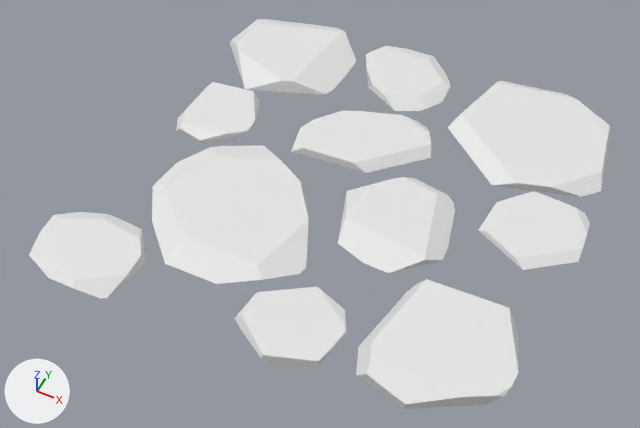
Two versions of the FBX model Models/FBX/Path_03.fbx, one commit apart.
Before and after are seen from a 50 mm lens placed at (2.32, -4.84, 5.55), pointed at (0.03, -0.25, -0.18). Lighting does not change. The marker at lower left points along +X, +Y and +Z. Where no turn or scale is listed for an object, it has been applied to the vertices.

Objects in the first picture: 'Path_03'.
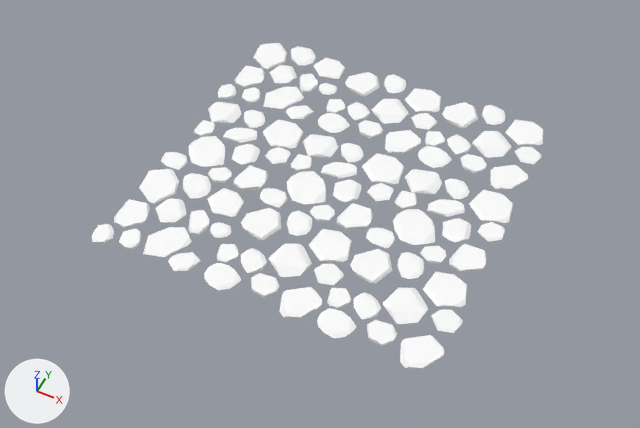
The change in detail:
Material 'Rock.001' (mat_rock_001) is new.
Its base color is (1.0, 1.0, 1.0) (white #ffffff).
Its roughness is 0.693.
me_cube_020 is used by ob_path_03; location (0.0, 0.0, 0.0).
me_cube_020 had 231 vertices, 206 faces and spanned x -1.9..2.18, y -1.96..2.09, z -0.06..0.13.
me_cube_020 no longer uses material mat_rocks (white #e7e7e7).
me_cube_020 now has 1971 vertices, 1772 faces and spans x -1.49..1.56, y -1.49..1.57, z -0.02..0.03.
me_cube_020 part 1: the loose piece of 24 vertices spanning x -1.34..0.25, y -1.4..0.16, z -0.04..0.06 is scaled about its middle by 0.25, then moved by (-0.58, 0.47, -0.01), in mat_rock_001 (white #ffffff).
me_cube_020 part 2: the loose piece of 24 vertices spanning x -1.9..-0.93, y -1.96..-1.16, z -0.04..0.04 is scaled about its middle by 0.25, then moved by (0.07, 1.17, 0.0), in mat_rock_001 (white #ffffff).
me_cube_020 part 3: the loose piece of 20 vertices spanning x -1.65..-0.92, y -0.08..0.69, z -0.05..0.04 is scaled about its middle by 0.25, then moved by (-0.03, -0.23, 0.0), in mat_rock_001 (white #ffffff).
me_cube_020 part 4: the loose piece of 24 vertices spanning x -0.46..0.49, y 1.11..2.04, z -0.04..0.02 is scaled about its middle by 0.25, then moved by (-1.0, -1.18, 0.01), in mat_rock_001 (white #ffffff).
me_cube_020 part 5: the loose piece of 16 vertices spanning x 1.35..2.18, y -0.2..0.64, z -0.01..0.04 is scaled about its middle by 0.25, then moved by (-2.31, -0.17, -0.01), in mat_rock_001 (white #ffffff).
me_cube_020 part 6: the loose piece of 16 vertices spanning x 0.66..2.14, y 0.61..2.09, z -0.06..0.03 is scaled about its middle by 0.25, then moved by (-2.04, -1.02, 0.01), in mat_rock_001 (white #ffffff).
me_cube_020 part 7: the loose piece of 24 vertices spanning x -1.77..-0.5, y 0.75..2.01, z -0.03..0.08 is scaled about its middle by 0.25, then moved by (-0.14, -1.04, -0.02), in mat_rock_001 (white #ffffff).
me_cube_020 part 8: the loose piece of 20 vertices spanning x 0.93..2.08, y -1.75..-0.71, z -0.06..0.13 is scaled about its middle by 0.25, then moved by (-2.12, 0.92, -0.03), in mat_rock_001 (white #ffffff).
me_cube_020 part 9: the loose piece of 25 vertices spanning x -0.01..0.81, y -1.86..-1.1, z -0.05..0.07 is scaled about its middle by 0.25, then moved by (-1.29, 1.11, -0.01), in mat_rock_001 (white #ffffff).
me_cube_020 part 10: the loose piece of 16 vertices spanning x -0.56..0.67, y 0.21..1.09, z -0.05..0.03 is scaled about its middle by 0.25, then moved by (-1.03, -0.49, 0.01), in mat_rock_001 (white #ffffff).
me_cube_020 part 11: the loose piece of 22 vertices spanning x 0.18..1.2, y -0.7..0.36, z -0.03..0.06 is scaled about its middle by 0.25, then moved by (-1.51, 0.13, -0.01), in mat_rock_001 (white #ffffff).
me_cube_020 part 12: 1740 vertices added at x -1.49..1.56, y -1.49..1.57, z -0.02..0.03.
me_cube_020 now uses material mat_rock_001 (white #ffffff).

Location of each change, (x1, y1, x2, y2) in pixels of the pictures (640 x 428 px; the box of a moved part takes in the faces that stretch with it):
'Path_03', reshaped (22% narrower, 16% shorter)
    before: (29, 19, 611, 409)
    after: (92, 43, 543, 369)
part 1 of me_cube_020, moved or reshaped
    before: (152, 146, 309, 284)
    after: (189, 136, 226, 167)
part 2 of me_cube_020, moved or reshaped
    before: (29, 212, 145, 298)
    after: (161, 152, 187, 170)
part 3 of me_cube_020, moved or reshaped
    before: (176, 82, 260, 143)
    after: (194, 120, 215, 136)
part 4 of me_cube_020, moved or reshaped
    before: (366, 46, 451, 111)
    after: (244, 110, 265, 128)
part 5 of me_cube_020, moved or reshaped
    before: (478, 191, 590, 270)
    after: (265, 147, 291, 164)
part 6 of me_cube_020, moved or reshaped
    before: (448, 81, 611, 197)
    after: (263, 120, 304, 148)
part 7 of me_cube_020, moved or reshaped
    before: (230, 19, 356, 95)
    after: (208, 102, 241, 123)
part 8 of me_cube_020, moved or reshaped
    before: (356, 279, 519, 409)
    after: (233, 166, 268, 190)
part 9 of me_cube_020, moved or reshaped
    before: (235, 287, 347, 368)
    after: (207, 167, 232, 183)
part 10 of me_cube_020, moved or reshaped
    before: (291, 111, 431, 173)
    after: (223, 128, 257, 143)
part 11 of me_cube_020, moved or reshaped
    before: (338, 177, 455, 273)
    after: (232, 144, 260, 165)
part 12 of me_cube_020, added
    after: (92, 43, 543, 369)
